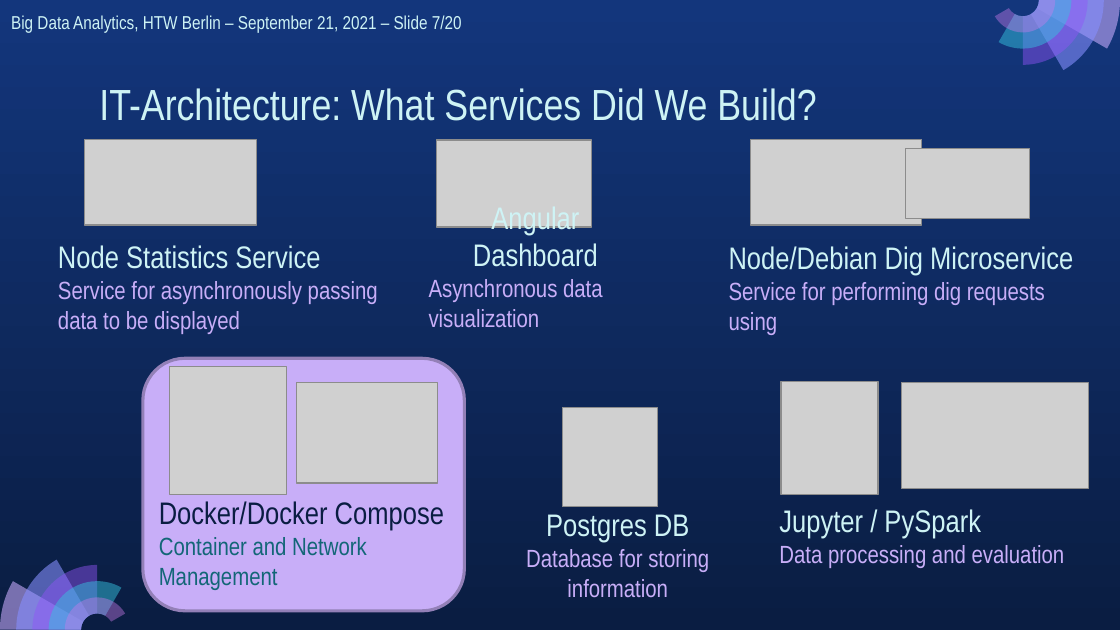
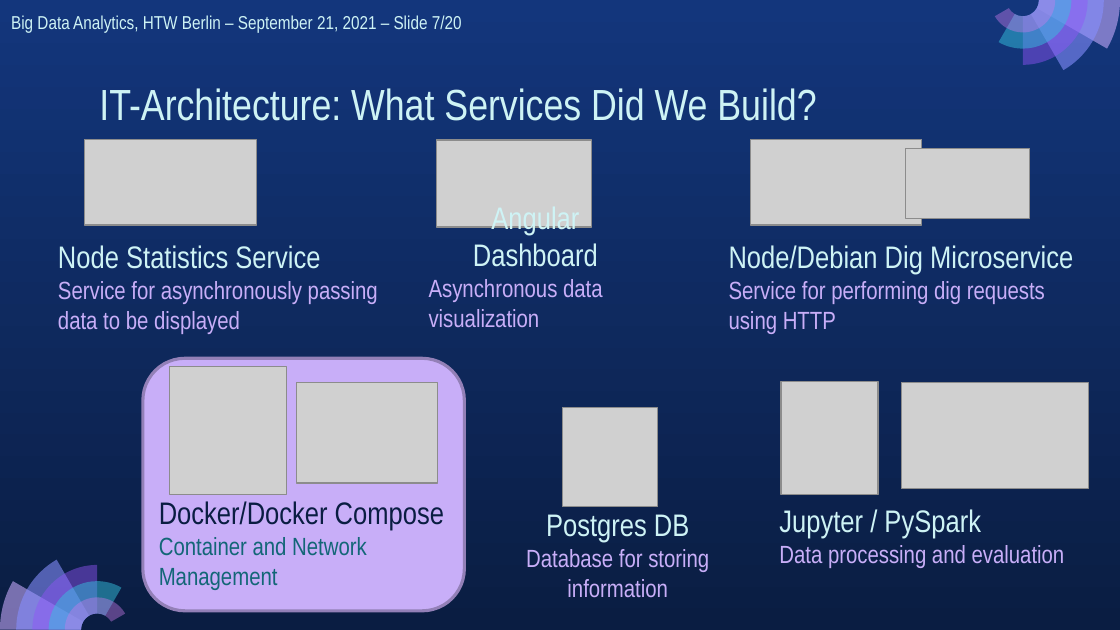
Before and after one commit to FFCA/bda-gr4-domains-analysis, a slide deck: slide 7 of presentation.pptx. Drawn at 1120x630 pixels with LibreOffice and Linux fonts; fonts in the diff are those of the drawing; grey boxes stand for pictures. Boxes give left, top, right and bottom in pixels: in the first picture for what was removed or moved away, otherwise in the second. Text is boxed around its words. In the diff, an @@ line names an element or a change of style, - is before the commit and + after.

Commit message:
Added missing word in architecture slide.

```diff
--- a/presentation.pptx
+++ b/presentation.pptx
@@ text at <box>729,281,1045,334</box>: text changed @@
-Service for performing dig requests using
+Service for performing dig requests using HTTP
```
